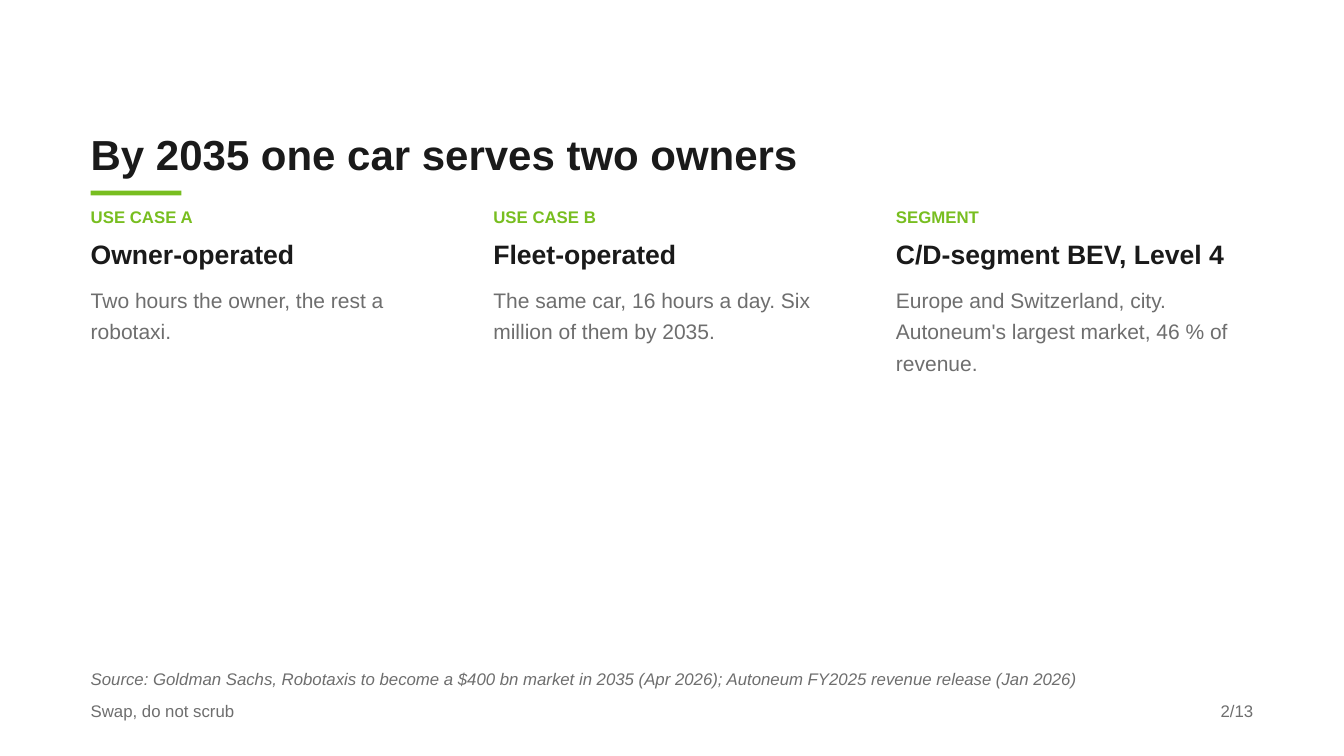
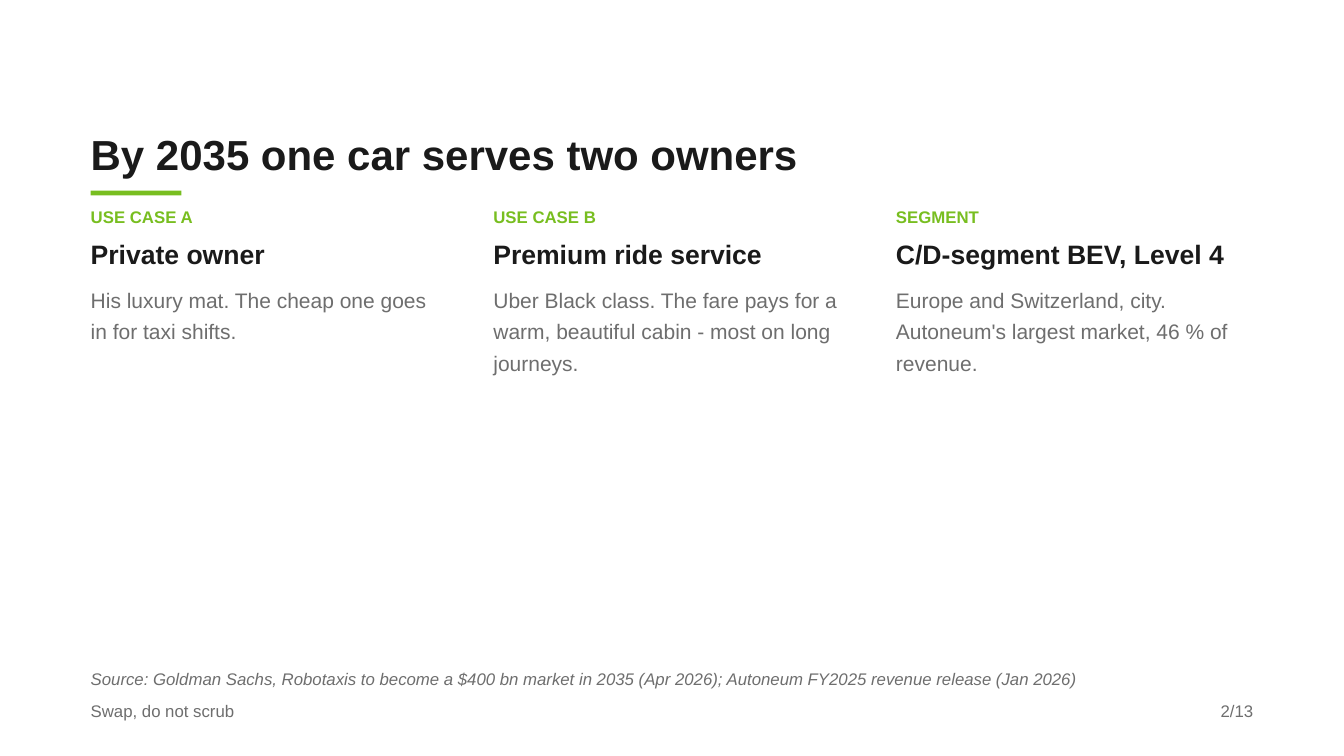
Before and after one commit to Maxlemore97/Autoneum-Challenge-2026, a slide deck: slide 2 of Praesentationen/midterm/Autoneum-Midterm_Team4.pptx. Drawn at 1344x756 pixels with LibreOffice and Linux fonts; fonts in the diff are those of the drawing. Boxes give left, top, right and bottom in pixels: in the first picture for what was removed or moved away, otherwise in the second. Text is boxed around its words. In the diff, an @@ line names an element or a change of style, - is before the commit and + after.

```diff
--- a/Praesentationen/midterm/Autoneum-Midterm_Team4.pptx
+++ b/Praesentationen/midterm/Autoneum-Midterm_Team4.pptx
@@ text at (91,244,427,339): text changed @@
-Owner-operated
-Two hours the owner, the rest a robotaxi.
+Private owner
+His luxury mat. The cheap one goes in for taxi shifts.
@@ text at (493,244,837,375): text changed @@
-Fleet-operated
-The same car, 16 hours a day. Six million of them by 2035.
+Premium ride service
+Uber Black class. The fare pays for a warm, beautiful cabin - most on long journeys.
```
Also in this commit, not shown: 6 other slides changed, 11 other files.
